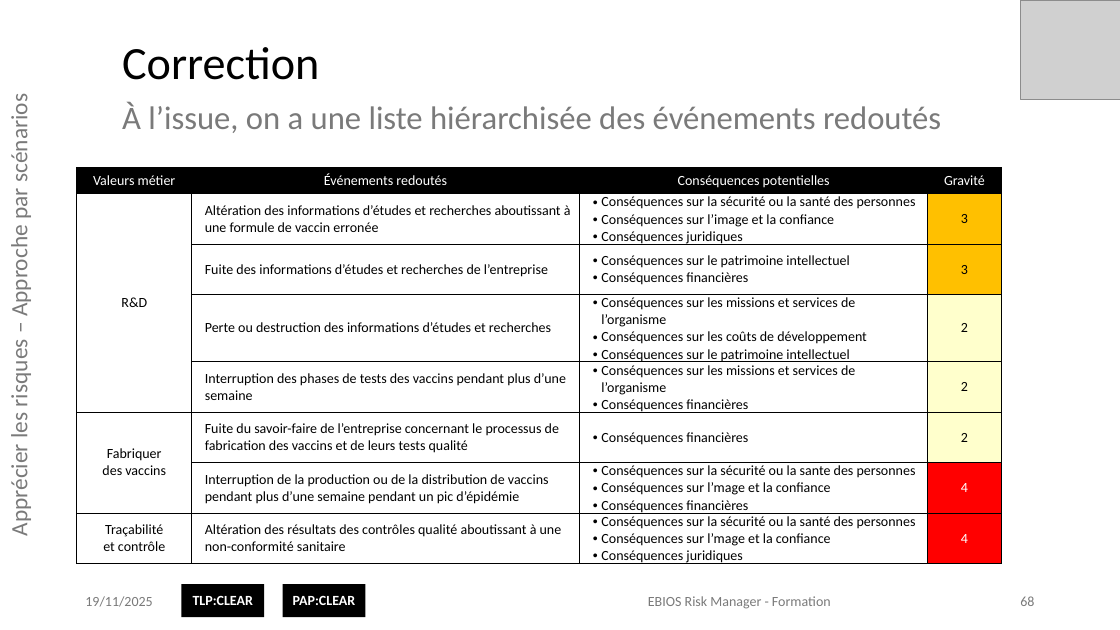
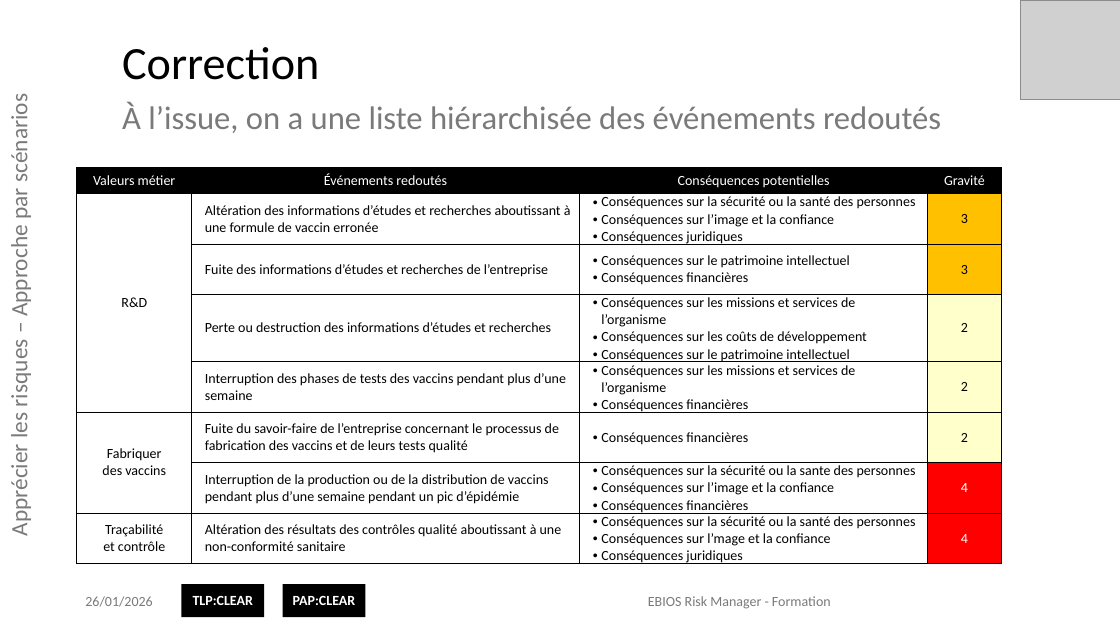
Before and after one commit to matthieu-grall/ebios_formation, a slide deck: slide 68 of EBIOS Risk Manager - Formation - Présentation.pptx. Drawn at 1120x630 pixels with LibreOffice and Linux fonts; fonts in the diff are those of the drawing; grey boxes stand for pictures; background and template pictures are left out. Boxes give left, top, right and bottom in pixels: in the first picture for what was removed or moved away, otherwise in the second. Text is boxed around its words. In the diff, an @@ line names an element or a change of style, - is before the commit and + after.

Commit message:
Minor corrections

```diff
--- a/EBIOS Risk Manager - Formation - Présentation.pptx
+++ b/EBIOS Risk Manager - Formation - Présentation.pptx
@@ table at <box>77,168,1002,568</box> @@
-row 7, column 3: Conséquences sur la sécurité ou la sante des personnes / Conséquences sur l’mage et la confiance / Conséquences financières
+row 7, column 3: Conséquences sur la sécurité ou la sante des personnes / Conséquences sur l’image et la confiance / Conséquences financières
@@ text at <box>85,596,152,607</box>: text changed @@
-19/11/2025
+26/01/2026
@@ page number removed at <box>1020,596,1034,606</box> @@
-68
```
Also in this commit, not shown: 158 other slides changed, 1 other file.
